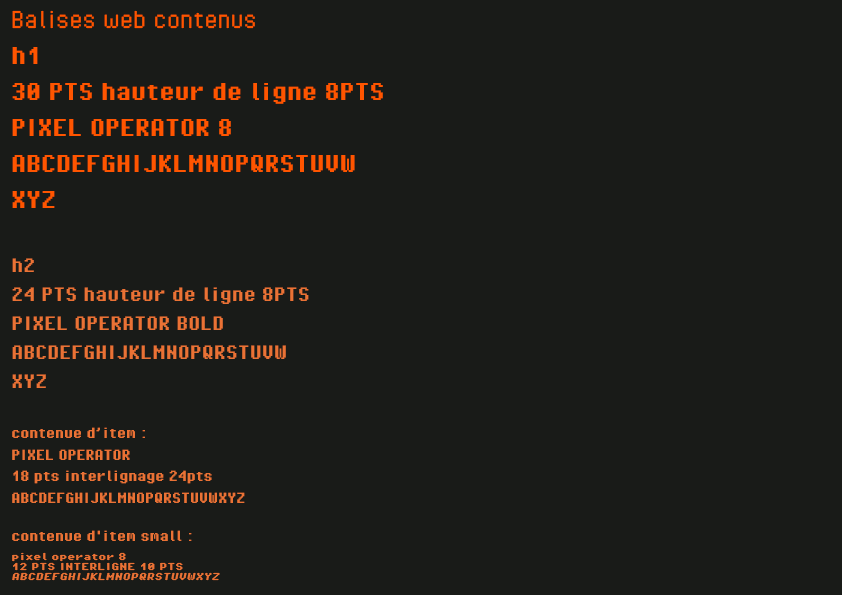
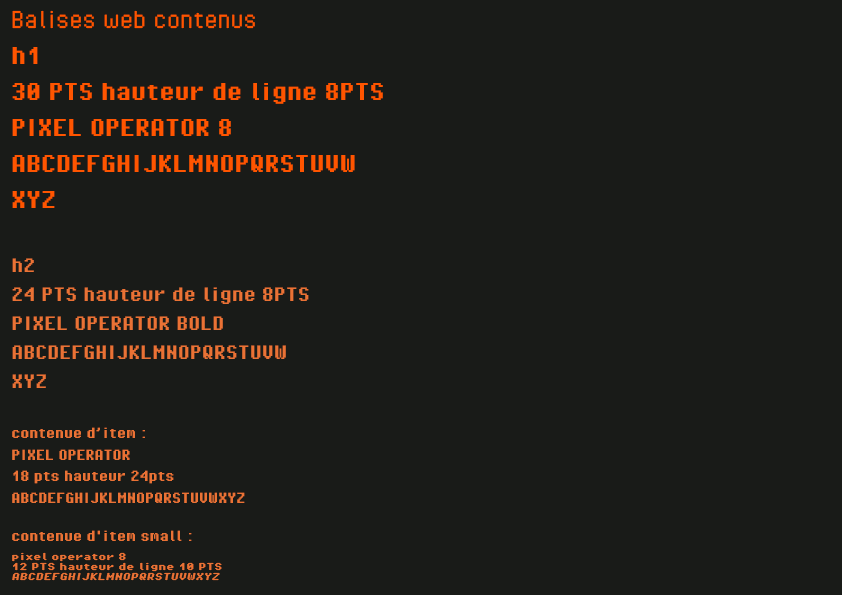
Revision of a layered 842x595 image; what changed, layer by layer:
painted on "WEB" over [60, 470, 222, 572]
